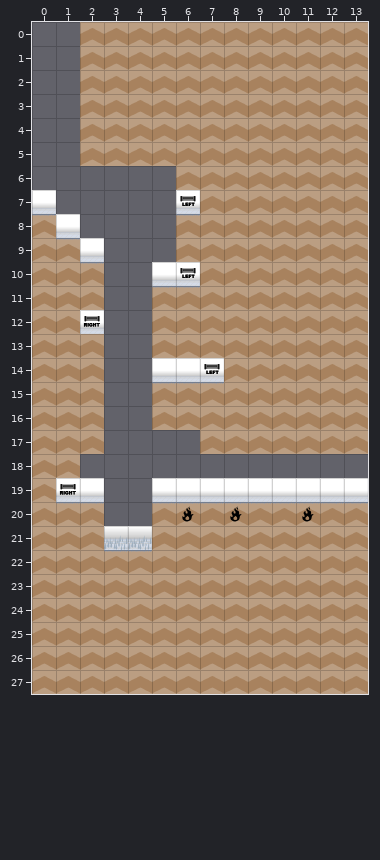
An edit to a level. Tiled map (JSON), resources/maps/level1_stage3.json. That is the earlier state.
Cells are 64x64 px. Shown: x 0..13, y 0..27.
After the commit:
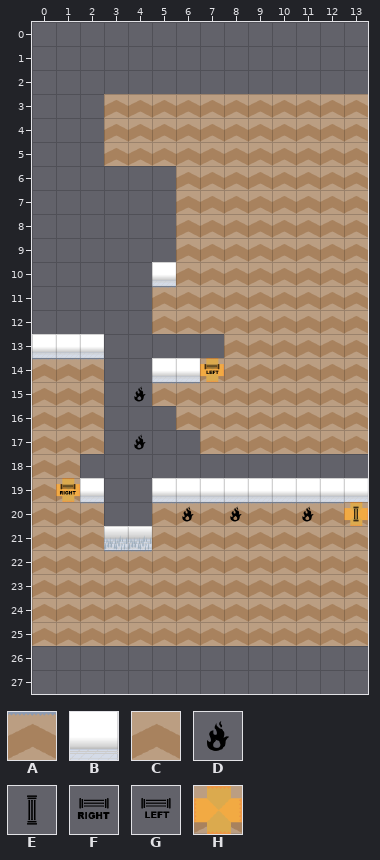
Key: from "tilesheet": A 1, B 2, C 4, D 7, E 9, F 10, G 11, H 13.
_ is an empty cell.
Change:
Layer "background":
y 0..2: x 2..13 CCCCCCCCCCCC -> ____________
y 3..4: x 2 C -> _
y 7: x 0 B -> _
y 8: x 1 B -> _
y 9: x 2 B -> _
y 10: x 1 C -> _
y 11: x 0..1 CC -> __
y 12: x 0 C -> _; x 2 B -> _
y 13: x 0..2 CC_ -> BBB
y 26..27: x 0..13 CCCCCCCCCCCCCC -> ______________
Layer "floor":
y 5: x 2 C -> _
y 7: x 6 G -> C
y 8: x 0 A -> _; x 6 A -> C
y 9: x 0..1 CA -> __
y 10: x 0 C -> _; x 2 A -> _; x 6 G -> C
y 11: x 2 C -> _; x 6 A -> C
y 12: x 1..2 CF -> __
y 13: x 2 C -> _; x 5..7 CCC -> ___
y 14: x 0..2 __C -> AAA; x 7 G -> H
y 15: x 7 A -> C
y 16: x 5 C -> _
y 19: x 1 F -> H
y 20: x 1 A -> C; x 13 A -> H
Layer "traps":
y 7: x 6 G -> _
y 10: x 6 G -> _
y 12: x 2 F -> _
y 15: x 4 _ -> D
y 17: x 4 _ -> D
y 20: x 13 _ -> E
